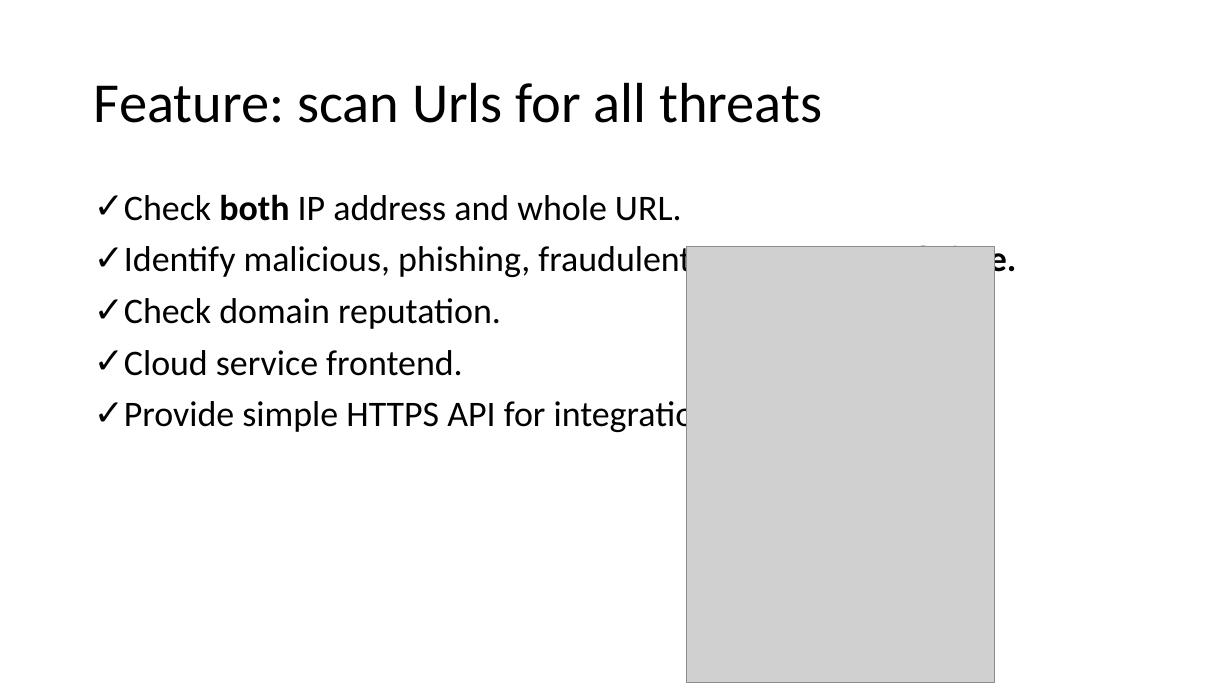
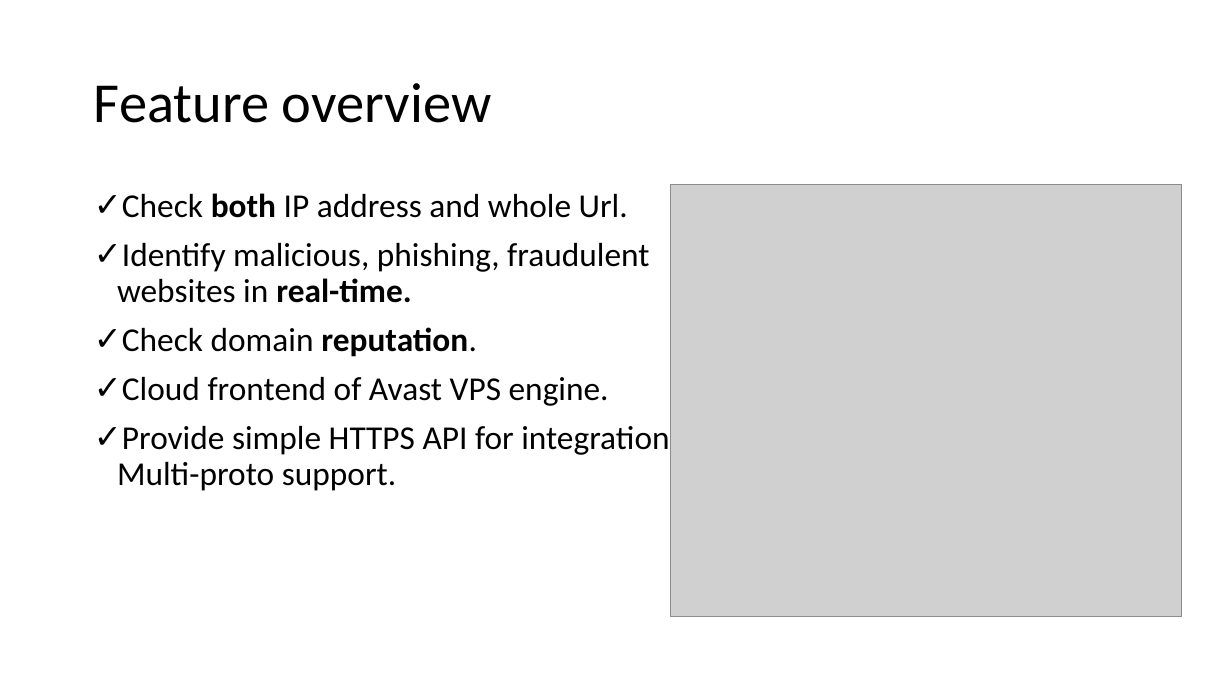
Before and after one commit to jacqbb/webscan, a slide deck: slide 11 of urlinfo_presentation.pptx (slide 12 before the commit). Drawn at 1232x693 pixels with LibreOffice and Linux fonts; fonts in the diff are those of the drawing; grey boxes stand for pictures; background and template pictures are left out. Boxes give left, top, right and bottom in pixels: in the first picture for what was removed or moved away, otherwise in the second. Text is boxed around its words. In the diff, an @@ line names an element or a change of style, - is before the commit and + after.

```diff
--- a/urlinfo_presentation.pptx
+++ b/urlinfo_presentation.pptx
@@ title at (94,83,491,123): text changed @@
-Feature: scan Urls for all threats
+Feature overview
@@ text at (122,193,628,218): text changed; size 28 to 26 pt @@
-✓ Check both IP address and whole URL.
+✓ Check both IP address and whole Url.
@@ picture added at (671,185,1182,617) @@
@@ text at (117,243,649,357): size 28 to 26 pt in "Identify malicious, phishing, fraudulent websites in real-ti ...", "Check domain reputation."; bold on in "reputation." @@
@@ picture removed at (687,247,994,682) @@
@@ text at (117,377,678,491): text changed; size 28 to 26 pt @@
-✓ Cloud service frontend.
-✓ Provide simple HTTPS API for integration. Multi-proto.
+✓ Cloud frontend of Avast VPS engine.
+✓ Provide simple HTTPS API for integration. Multi-proto support.
```
Also in this commit, not shown: 17 other slides changed, 1 slide removed, 5 other files.
